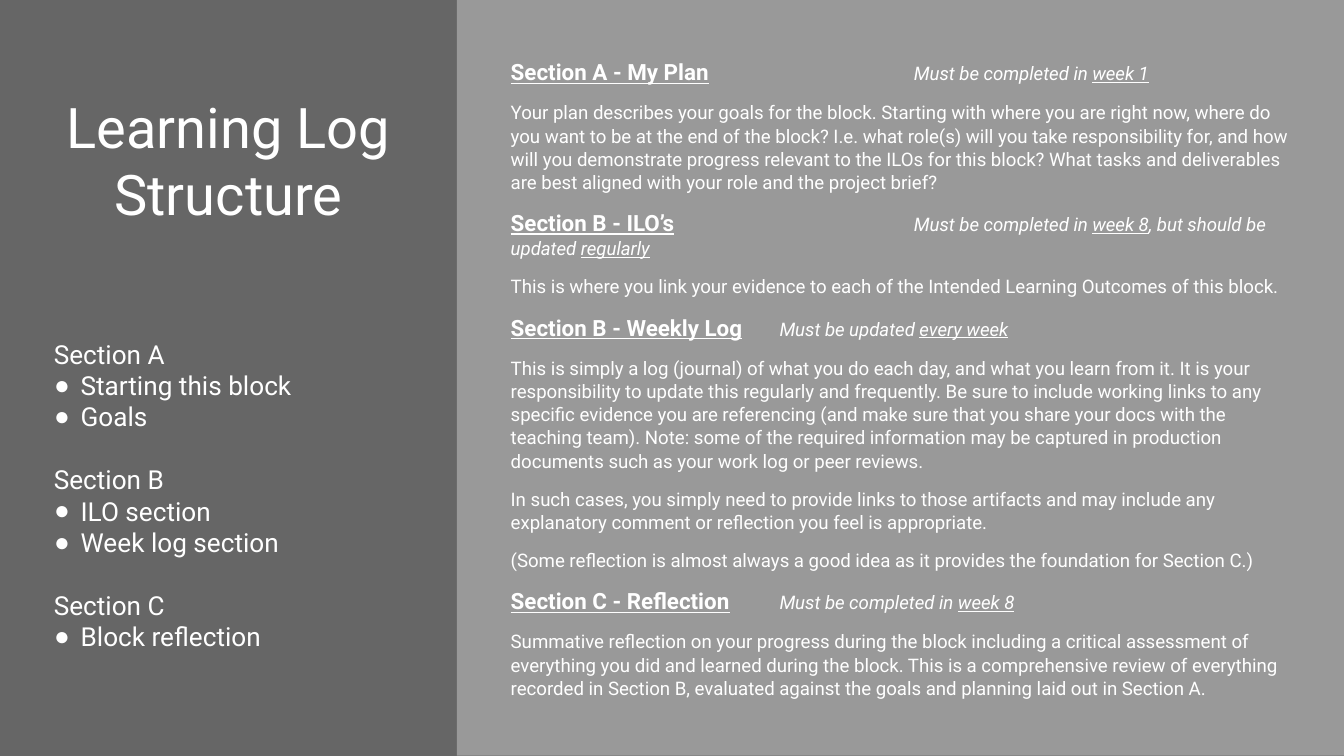
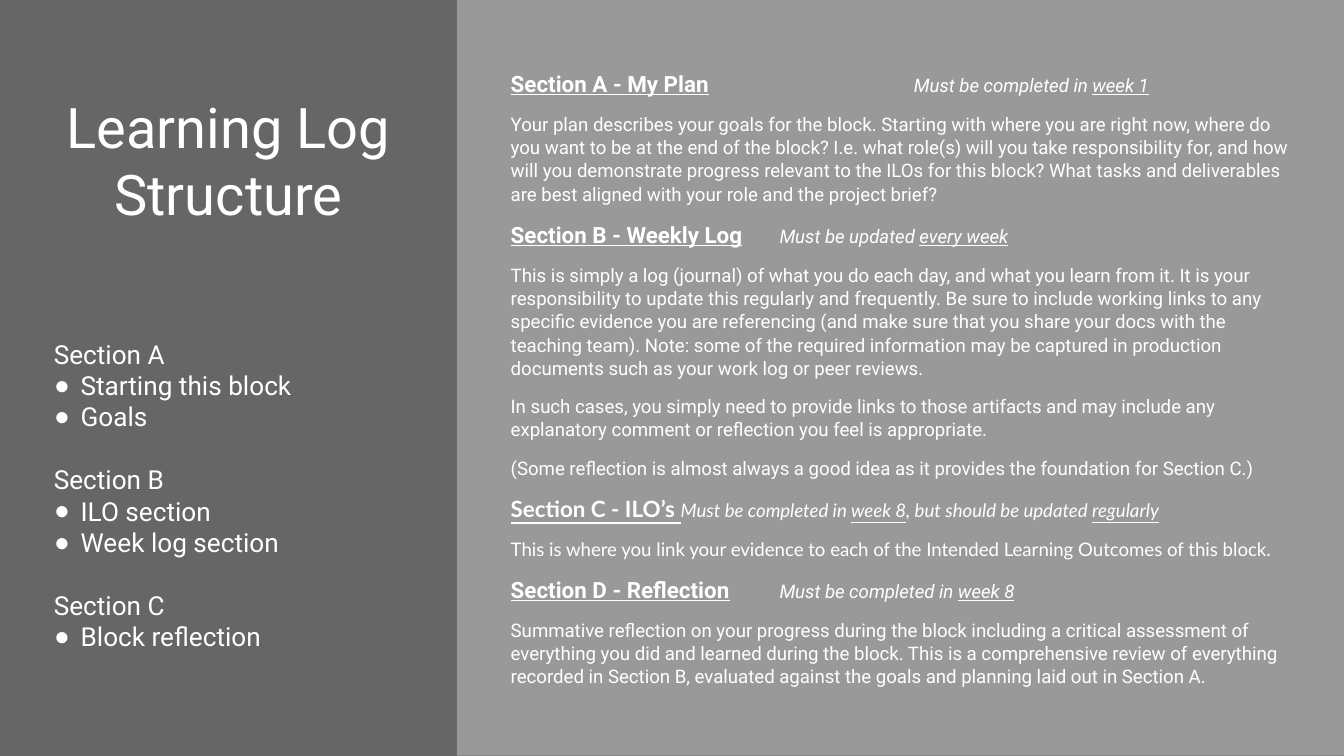
Before and after one commit to PsDragon/ADSAI_FOR_SECOND_YEARS, a slide deck: slide 3 of docs/Year1/BlockD/MS Assignment Template/Learning Log - Y1D_2022-23_ADSAI.pptx. Drawn at 1344x756 pixels with LibreOffice and Linux fonts; fonts in the diff are those of the drawing. Boxes give left, top, right and bottom in pixels: in the first picture for what was removed or moved away, otherwise in the second. Text is boxed around its words. In the diff, an @@ line names an element or a change of style, - is before the commit and + after.

```diff
--- a/docs/Year1/BlockD/MS Assignment Template/Learning Log - Y1D_2022-23_ADSAI.pptx
+++ b/docs/Year1/BlockD/MS Assignment Template/Learning Log - Y1D_2022-23_ADSAI.pptx
@@ text at <box>511,214,1278,297</box>: paragraphs removed @@
-Section B - ILO’s Must be completed in week 8, but should be updated regularly
-This is where you link your evidence to each of the Intended Learning Outcomes of this block.
@@ text at <box>511,500,1271,602</box>: text changed; font Roboto to Lato; italic off @@
-Section C - Reflection Must be completed in week 8
+Section C - ILO’s Must be completed in week 8, but should be updated regularly
+This is where you link your evidence to each of the Intended Learning Outcomes of this block.
+Section D - Reflection Must be completed in week 8
```
Also in this commit, not shown: 10 other slides changed, 2 slides added, 6 other files.
